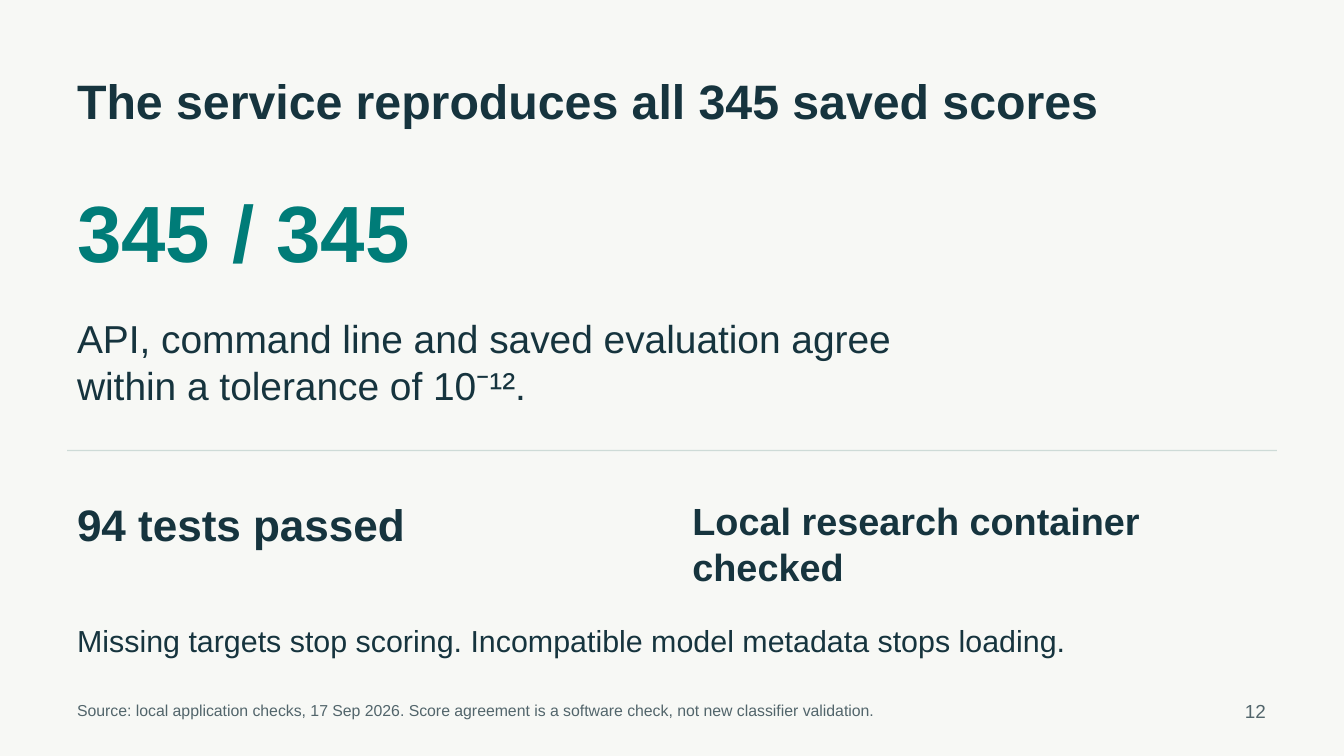
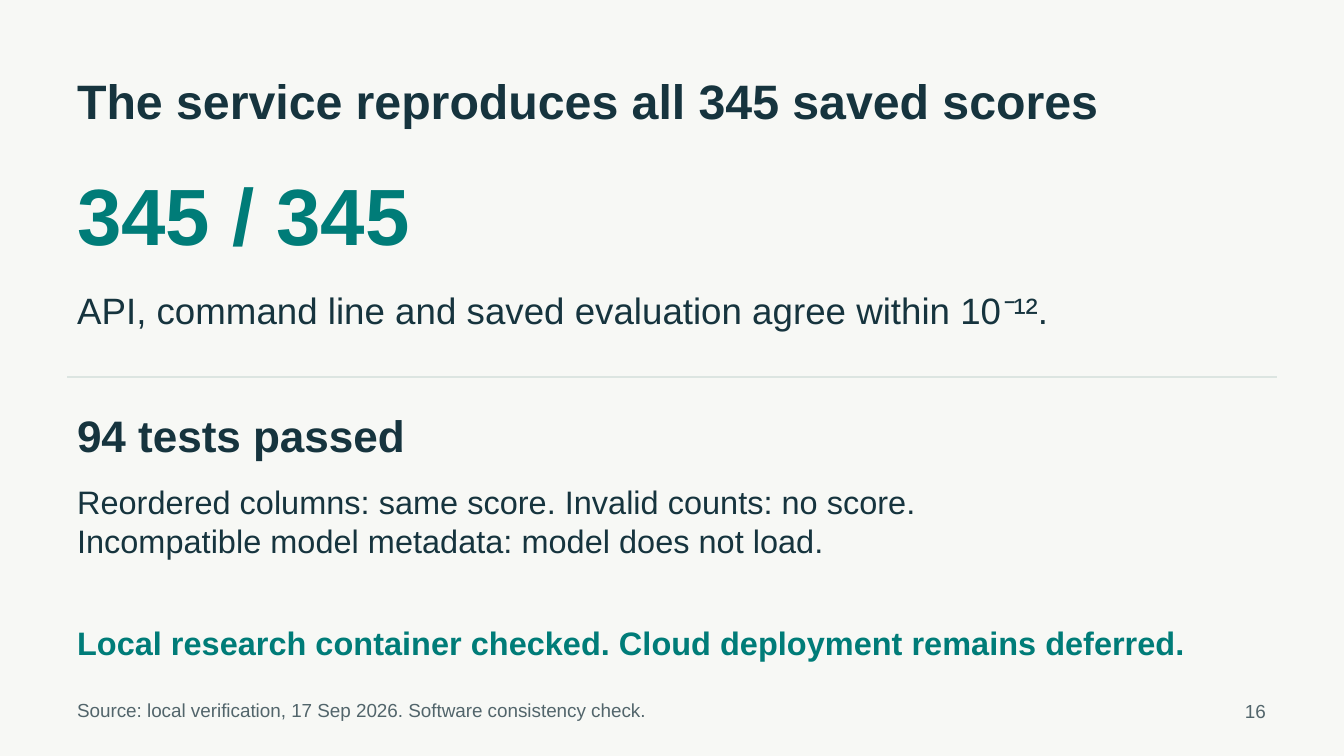
Before and after one commit to ca34525/Kidney-Biopsy-Rejection-Classifier, a slide deck: slide 16 of presentation/unos_kidney_biopsy.pptx (slide 12 before the commit). Drawn at 1344x756 pixels with LibreOffice and Linux fonts; fonts in the diff are those of the drawing. Boxes give left, top, right and bottom in pixels: in the first picture for what was removed or moved away, otherwise in the second. Text is boxed around its words. In the diff, an @@ line names an element or a change of style, - is before the commit and + after.

Commit message:
Align presentation slides with the speaking script

```diff
--- a/presentation/unos_kidney_biopsy.pptx
+++ b/presentation/unos_kidney_biopsy.pptx
@@ text "345 / 345": place and size @@
-text "345 / 345" at [77, 206, 410, 263]
+text "345 / 345" at [77, 189, 410, 246]
@@ text at [77, 297, 1049, 331]: text changed; size 27.8 to 26.2 pt @@
-API, command line and saved evaluation agree
-within a tolerance of 10⁻¹².
+API, command line and saved evaluation agree within 10⁻¹².
@@ line moved from (68, 451) - (1277, 451) to (68, 377) - (1277, 377) @@
@@ text "94 tests passed": place and size @@
-text "94 tests passed" at [77, 509, 405, 549]
+text "94 tests passed" at [77, 420, 405, 461]
@@ text at [77, 490, 915, 560]: text changed; size 27 to 23.2 pt; bold off @@
-Local research container checked
+Reordered columns: same score. Invalid counts: no score.
+Incompatible model metadata: model does not load.
@@ text at [77, 631, 1184, 661]: text changed; size 21.8 to 23.2 pt; text colour #16343E to #007C78; bold on @@
-Missing targets stop scoring. Incompatible model metadata stops loading.
+Local research container checked. Cloud deployment remains deferred.
@@ text at [77, 703, 645, 721]: text changed; size 11.2 to 13.5 pt @@
-Source: local application checks, 17 Sep 2026. Score agreement is a software check, not new classifier validation.
+Source: local verification, 17 Sep 2026. Software consistency check.
@@ text at [1245, 705, 1266, 718]: text changed @@
-12
+16
```
Also in this commit, not shown: 15 other slides changed, 8 slides added, 4 slides removed, 42 other files.
